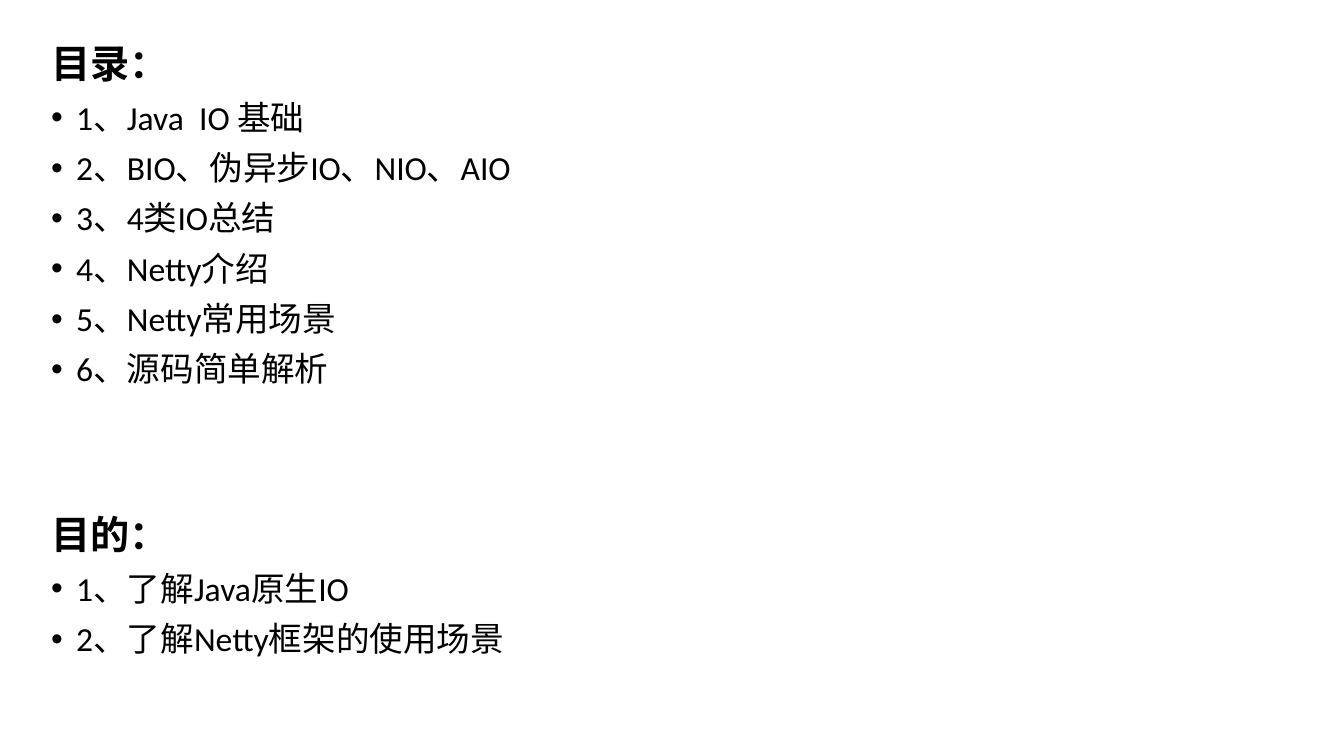
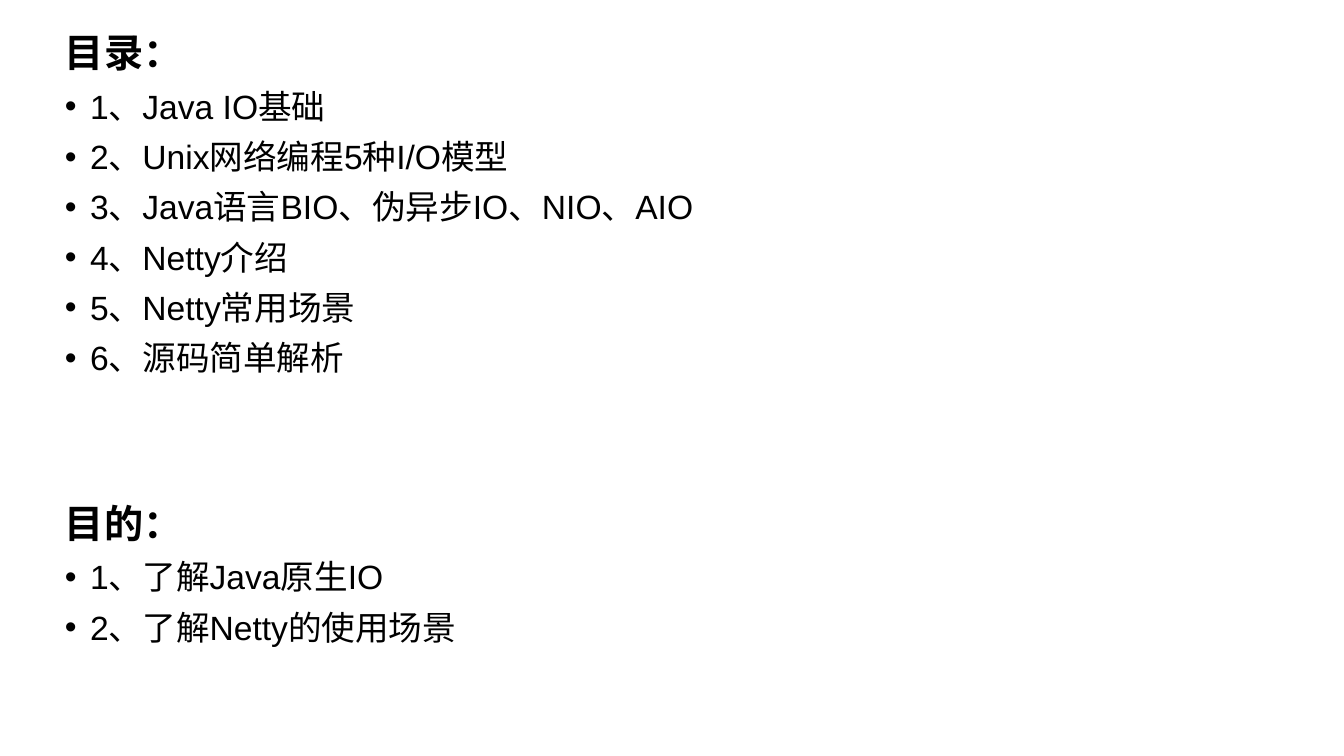
Before and after one commit to zhangyd3739/gitPath, a slide deck: slide 3 of Netty入门指南.pptx. Drawn at 1344x756 pixels with LibreOffice and Linux fonts; fonts in the diff are those of the drawing. Boxes give left, top, right and bottom in pixels: in the first picture for what was removed or moved away, otherwise in the second. Text is boxed around its words. In the diff, an @@ line names an element or a change of style, - is before the commit and + after.

```diff
--- a/Netty入门指南.pptx
+++ b/Netty入门指南.pptx
@@ text "目录：": place and size @@
-text "目录：" at (51,46,510,657)
+text "目录：" at (65,35,693,647)
@@ text at (90,92,693,222): text changed; font Calibri to Arial @@
-• 1、Java IO 基础
-• 2、BIO、伪异步IO、NIO、AIO
-• 3、4类IO总结
+• 1、Java IO基础
+• 2、Unix网络编程5种I/O模型
+• 3、Java语言BIO、伪异步IO、NIO、AIO
@@ text at (90,243,383,592): font Calibri to Arial in "4、Netty介绍", "5、Netty常用场景", "6、源码简单解析", "1、了解Java原生IO" @@
@@ text at (90,613,456,647): text changed; font Calibri to Arial @@
-• 2、了解Netty框架的使用场景
+• 2、了解Netty的使用场景
```
Also in this commit, not shown: 2 other slides changed, 10 slides added, 2 slides removed, 41 other files.
